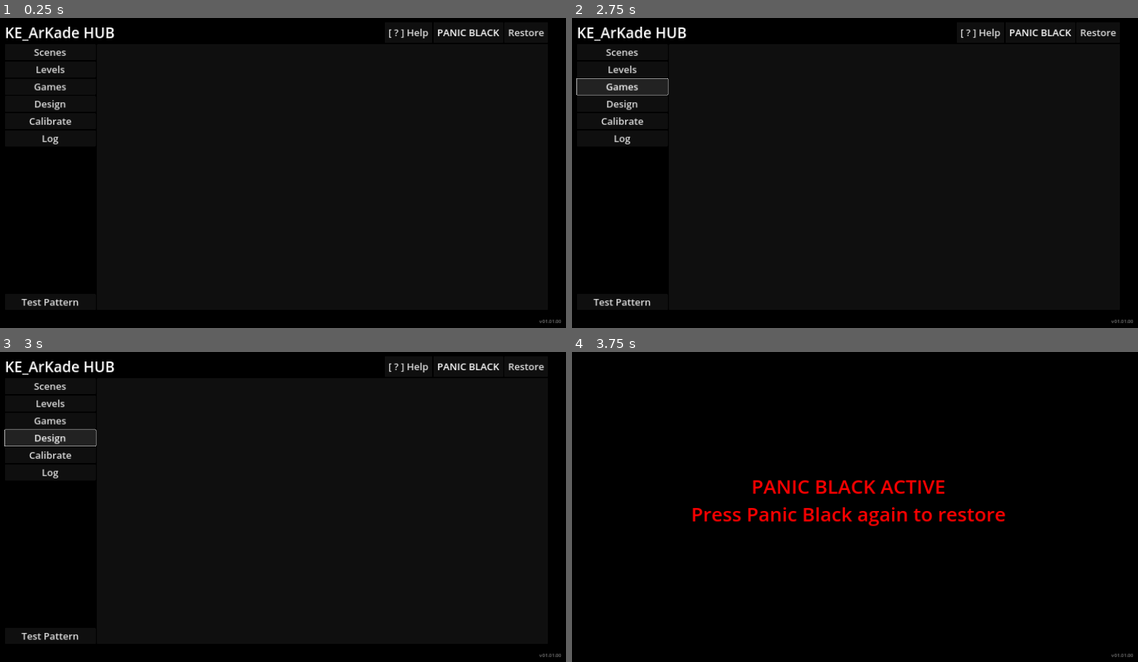
Above: before the commit, frames 1-4 (two rows, left to right).
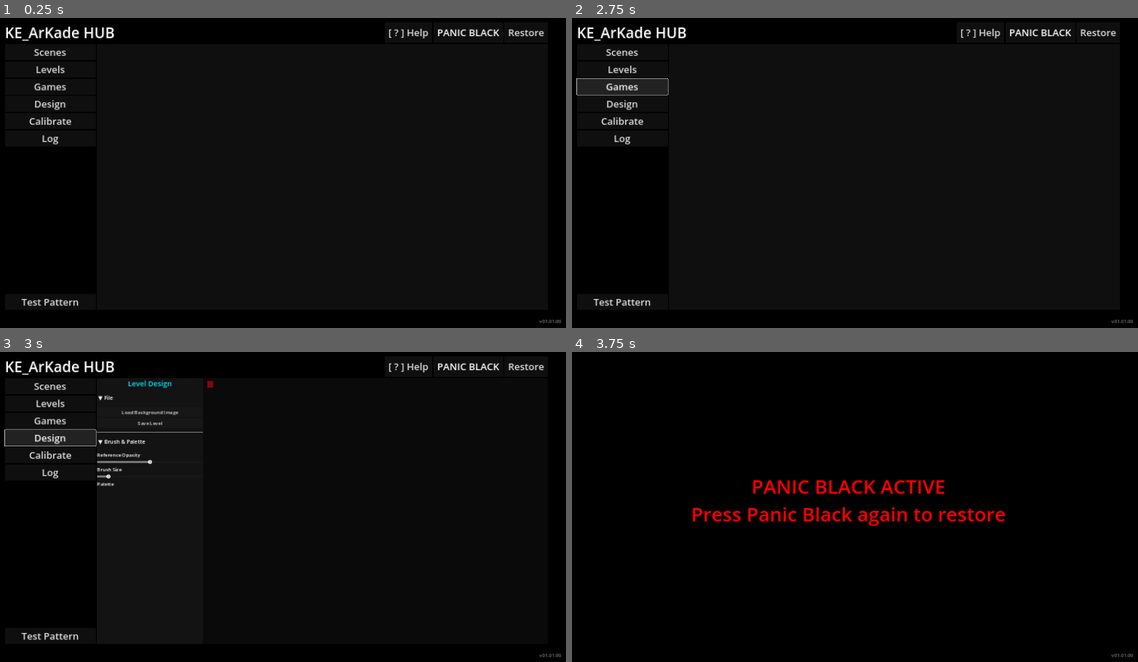
Above: after the commit, the same moments.

Repository: kkoonnss/KE_ArKade
Game: Godot game, scene res://main.tscn
Two runs of this game, one before a commit and one after it. Both use one fixed random seed, a clock stepped at 60 frames per second and the inputs below.
Inputs:
- Up to frame 1 (0.25 s): no input
- Up to frame 2 (2.75 s): click "Scenes" at 0.5 s; click "Levels" at 1.25 s; click "Games" at 2 s
- Up to frame 3 (3 s): click "Design" at 2.75 s
- Up to frame 4 (3.75 s): click "PANIC BLACK" at 3.5 s

Frames 1-2 are identical in both runs. In frame 3, 0.7% of the frame differs, in the area x 17-38%, y 9-44%; in frame 4, nothing differs.

Commit message:
hub: Fix design screen instantiation, raw scene names, and missing game launch parameters

Diff:
--- a/app/hub/main.gd
+++ b/app/hub/main.gd
@@ -81,6 +81,12 @@
 	display_scenes()
 
 func clear_main_panel():
+	var scroll_container = $UI/Content/MainPanel/ScrollContainer
+	if scroll_container:
+		scroll_container.visible = true
+	for child in $UI/Content/MainPanel.get_children():
+		if child != scroll_container:
+			child.queue_free()
 	for child in scenes_grid.get_children():
 		child.queue_free()
 	_prepare_scroll_view(true)
@@ -112,7 +118,7 @@
 	)
 
 	for i in range(scenes.size()):
-		_create_level_card(scenes[i], base_dir, scenes_grid, i)
+		_create_level_card(scenes[i], base_dir, scenes_grid, i, true)
 func style_grid_button(btn: Button):
 	btn.custom_minimum_size = Vector2(240, 160)
 	var style = StyleBoxFlat.new()
@@ -229,6 +235,14 @@
 			_create_game_card(game, grid, game.absolute_index)
 
 func _launch_game(cart_id: String):
+	if cart_id in ["tetris", "pacman", "bomberman", "frogger", "asteroids", "tron", "on_track", "rampage", "gta"]:
+		current_scene = "scene_classic_pack"
+		selected_level_name = "classic_" + cart_id
+
+	if current_scene == "" or selected_level_name == "":
+		current_scene = "scene_demo_wall"
+		selected_level_name = "demo_level"
+
 	last_known_level = selected_level_name
 	last_known_cartridge = cart_id
 	var base_dir = ProjectSettings.globalize_path("res://").path_join("../..")
@@ -256,7 +270,17 @@
 		_launch_game(last_known_cartridge)
 
 func _on_design_nav_pressed():
-	pass
+	current_tab = "Design"
+	var scroll_container = $UI/Content/MainPanel/ScrollContainer
+	if scroll_container:
+		scroll_container.visible = false
+
+	for child in $UI/Content/MainPanel.get_children():
+		if child != scroll_container:
+			child.queue_free()
+
+	var design = load("res://design_screen.tscn").instantiate()
+	$UI/Content/MainPanel.add_child(design)
 
 func _on_launch_calibration_tool():
 	pass
@@ -385,7 +409,7 @@
 	)
 	bottom_margin.add_child(title_btn)
 
-func _create_level_card(level_name: String, levels_dir: String, container: Control, display_index: int = -1):
+func _create_level_card(level_name: String, levels_dir: String, container: Control, display_index: int = -1, is_scene: bool = false):
 	var btn = Button.new()
 	btn.custom_minimum_size = Vector2(256, 284)
 	btn.pressed.connect(func(): _on_level_selected(level_name))
@@ -558,7 +582,10 @@
 	text_container.add_child(top_text_spacer)
 
 	var title_lbl = Label.new()
-	title_lbl.text = classic_name.replace("Classic ", "")
+	if is_scene:
+		title_lbl.text = level_name
+	else:
+		title_lbl.text = classic_name.replace("Classic ", "")
 	title_lbl.horizontal_alignment = HORIZONTAL_ALIGNMENT_CENTER
 	title_lbl.vertical_alignment = VERTICAL_ALIGNMENT_CENTER
 	title_lbl.size_flags_horizontal = Control.SIZE_EXPAND_FILL
